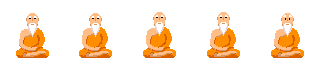
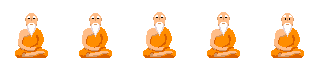
Layer changes from the first 320 × 64 image to the second:
painted on "Layer" over [15, 13, 49, 58]
